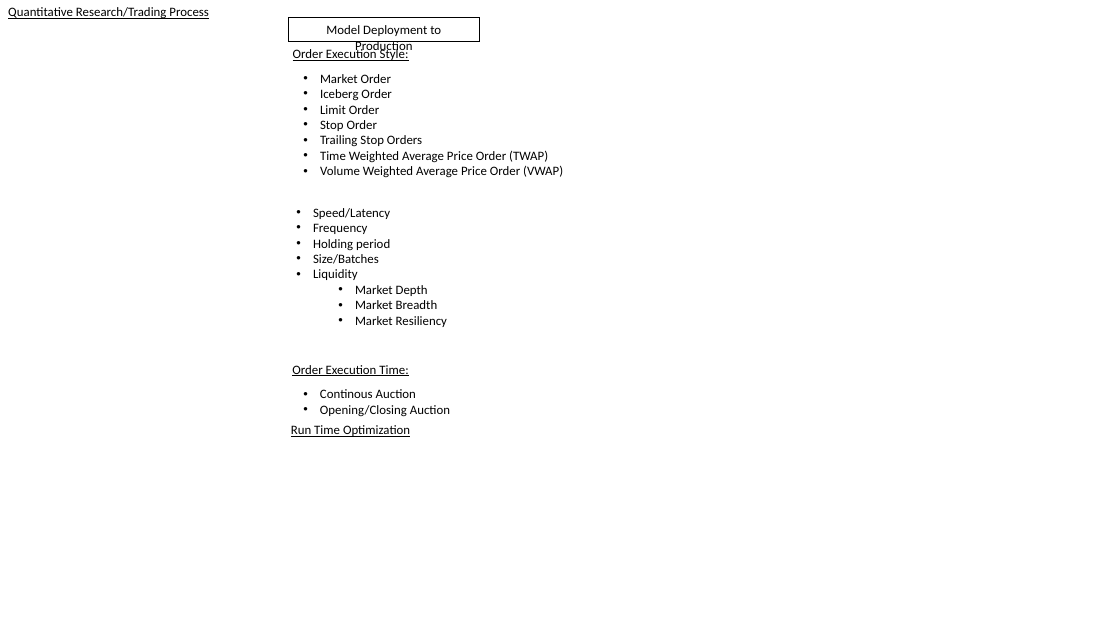
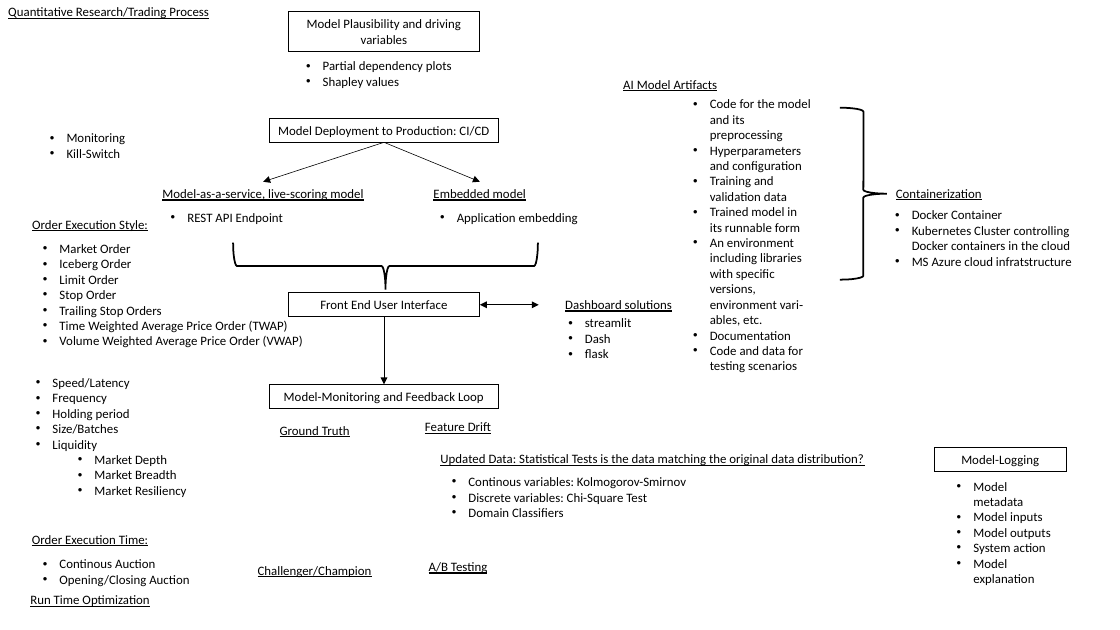
Before and after one commit to RobertHennings/MasterQuantFinanceCAU_Courses_Projects, a slide deck: slide 4 of QuantitativeResearchTradingProcess.pptx. Drawn at 1120x630 pixels with LibreOffice and Linux fonts; fonts in the diff are those of the drawing. Boxes give left, top, right and bottom in pixels: in the first picture for what was removed or moved away, otherwise in the second. Text is boxed around its words. In the diff, an @@ line names an element or a change of style, - is before the commit and + after.

Commit message:
Code clean up, documentation and refinement for structure

```diff
--- a/QuantitativeResearchTradingProcess.pptx
+++ b/QuantitativeResearchTradingProcess.pptx
@@ rectangle added at (x1=288, y1=12, x2=480, y2=51), outline #000000 0.75 pt, 11 pt, text #000000 @@
+Model Plausibility and driving variables
@@ text added at (x1=323, y1=61, x2=452, y2=88), 11 pt, text #000000 @@
+• Partial dependency plots
+• Shapley values
@@ text added at (x1=623, y1=80, x2=718, y2=91), 11 pt, text #000000, underline @@
+AI Model Artifacts
@@ rectangle "Model Deployment to Production: CI/CD" resized from (x1=288, y1=18, x2=480, y2=42) to (x1=269, y1=118, x2=499, y2=143) @@
@@ text added at (x1=710, y1=99, x2=811, y2=372), 11 pt, text #000000 @@
+• Code for the model and its preprocessing
+• Hyperparameters and configuration
+• Training and validation data
+• Trained model in its runnable form
+• An environment including libraries with specific versions, environment vari‐ ables, etc.
+• Documentation
+• Code and data for testing scenarios
@@ right brace added at (x1=840, y1=108, x2=887, y2=280), outline #000000 1.5 pt @@
@@ text added at (x1=67, y1=133, x2=126, y2=158), 11 pt, text #000000 @@
+• Monitoring
+• Kill-Switch
@@ arrow added from (384, 142) to (263, 181), #000000 0.5 pt @@
@@ text in rectangle at (x1=278, y1=126, x2=489, y2=137): text changed @@
-Model Deployment to Production
+Model Deployment to Production: CI/CD
@@ arrow added from (384, 142) to (480, 181), #000000 0.5 pt @@
@@ text added at (x1=162, y1=189, x2=363, y2=201), 11 pt, text #000000, underline @@
+Model-as-a-service, live-scoring model
@@ text added at (x1=433, y1=189, x2=526, y2=201), 11 pt, text #000000, underline @@
+Embedded model
@@ text added at (x1=896, y1=189, x2=982, y2=200), 11 pt, text #000000, underline @@
+Containerization
@@ text added at (x1=187, y1=213, x2=283, y2=224), 11 pt, text #000000 @@
+• REST API Endpoint
@@ text added at (x1=457, y1=213, x2=578, y2=225), 11 pt, text #000000 @@
+• Application embedding
@@ text added at (x1=912, y1=210, x2=1072, y2=266), 11 pt, text #000000 @@
+• Docker Container
+• Kubernetes Cluster controlling Docker containers in the cloud
+• MS Azure cloud infratstructure
@@ right brace added at (x1=233, y1=242, x2=538, y2=289), outline #000000 1.5 pt @@
@@ rectangle added at (x1=288, y1=293, x2=480, y2=318), outline #000000 0.75 pt, 11 pt, text #000000 @@
+Front End User Interface
@@ arrow added from (384, 317) to (384, 385), #000000 0.5 pt @@
@@ double arrow added from (480, 305) to (539, 305), #000000 0.5 pt @@
@@ text added at (x1=565, y1=300, x2=672, y2=312), 11 pt, text #000000, underline @@
+Dashboard solutions
@@ text added at (x1=585, y1=318, x2=632, y2=358), 11 pt, text #000000 @@
+• streamlit
+• Dash
+• flask
@@ rectangle added at (x1=269, y1=385, x2=499, y2=409), outline #000000 0.75 pt, 11 pt, text #000000 @@
+Model-Monitoring and Feedback Loop
@@ text added at (x1=280, y1=426, x2=350, y2=437), 11 pt, text #000000, underline @@
+Ground Truth
@@ text added at (x1=425, y1=422, x2=491, y2=434), 11 pt, text #000000, underline @@
+Feature Drift
@@ rectangle added at (x1=935, y1=448, x2=1067, y2=472), outline #000000 0.75 pt, 11 pt, text #000000 @@
+Model-Logging
@@ text added at (x1=440, y1=454, x2=863, y2=466), 11 pt, text #000000, underline @@
+Updated Data: Statistical Tests is the data matching the original data distribution?
@@ text added at (x1=468, y1=477, x2=686, y2=517), 11 pt, text #000000 @@
+• Continous variables: Kolmogorov-Smirnov
+• Discrete variables: Chi-Square Test
+• Domain Classifiers
@@ text added at (x1=973, y1=482, x2=1051, y2=585), 11 pt, text #000000 @@
+• Model metadata
+• Model inputs
+• Model outputs
+• System action
+• Model explanation
@@ text added at (x1=258, y1=566, x2=372, y2=577), 11 pt, text #000000, underline @@
+Challenger/Champion
@@ text added at (x1=429, y1=562, x2=487, y2=574), 11 pt, text #000000, underline @@
+A/B Testing
@@ 6 texts moved together from (x1=291, y1=48, x2=563, y2=437) to (x1=30, y1=220, x2=303, y2=607) @@
```
Also in this commit, not shown: 3 other slides changed, 1 slide added, 16 other files.
